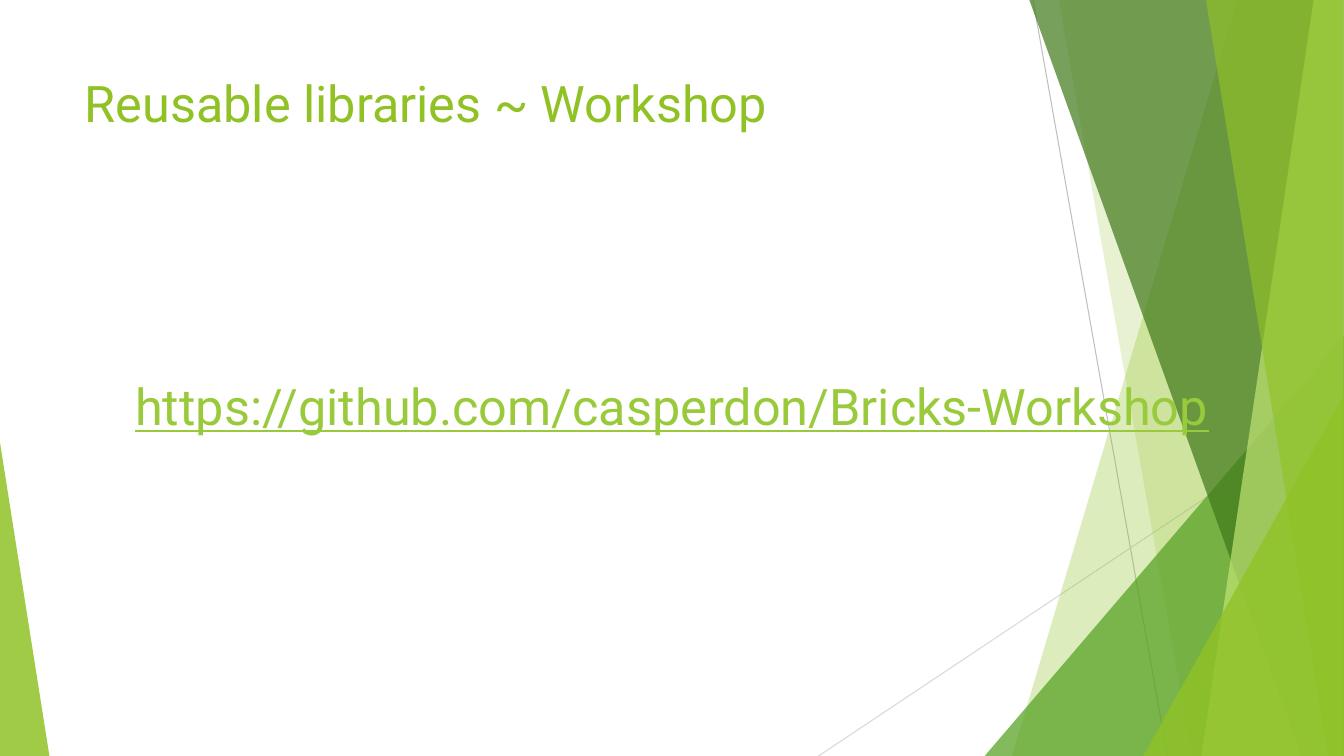
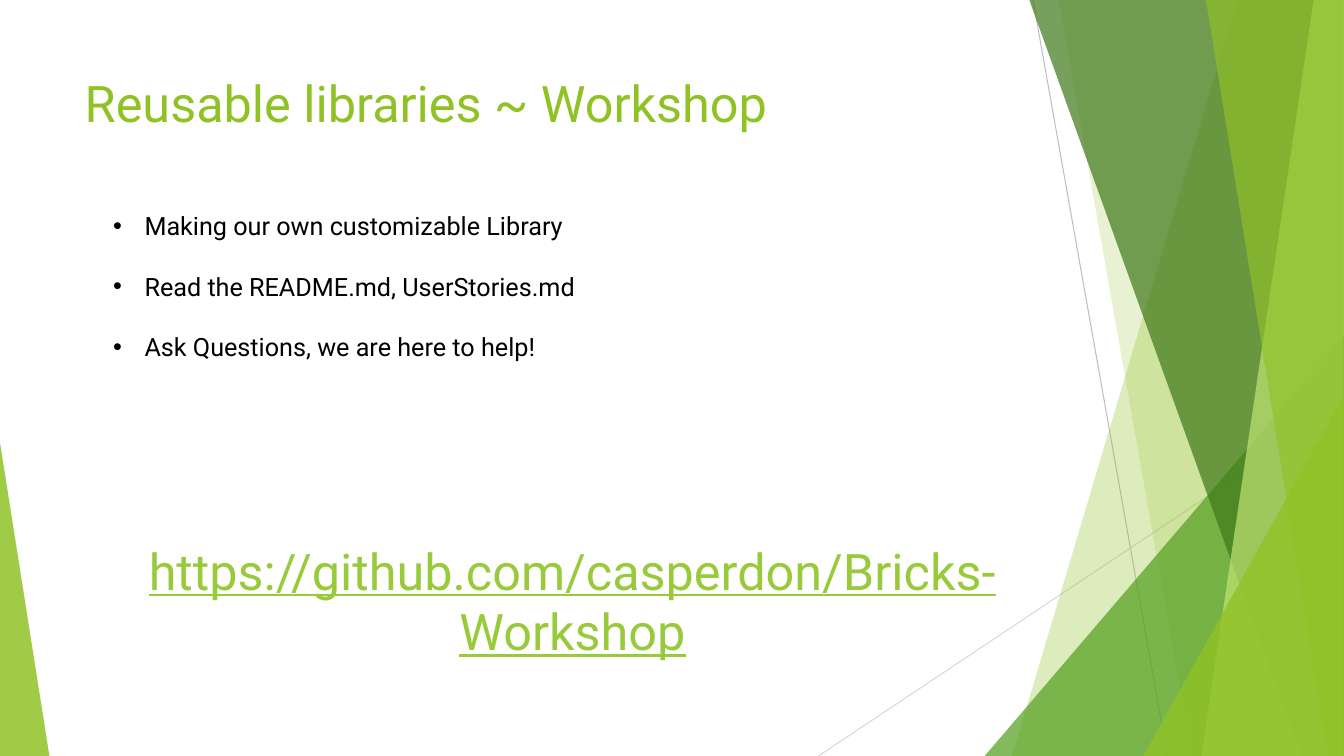
Before and after one commit to casperdon/Bricks-Workshop, a slide deck: slide 5 of workshop.pptx. Drawn at 1344x756 pixels with LibreOffice and Linux fonts; fonts in the diff are those of the drawing. Boxes give left, top, right and bottom in pixels: in the first picture for what was removed or moved away, otherwise in the second. Text is boxed around its words. In the diff, an @@ line names an element or a change of style, - is before the commit and + after.

Commit message:
pptx changes

```diff
--- a/workshop.pptx
+++ b/workshop.pptx
@@ text added at (145,216,574,361), 18 pt, text #000000 @@
+• Making our own customizable Library
+• Read the README.md, UserStories.md
+• Ask Questions, we are here to help!
@@ text "https://github.com/casperdon/Bricks-Workshop" rewrapped from (135,379,1208,437) to (149,552,996,661) @@
```
